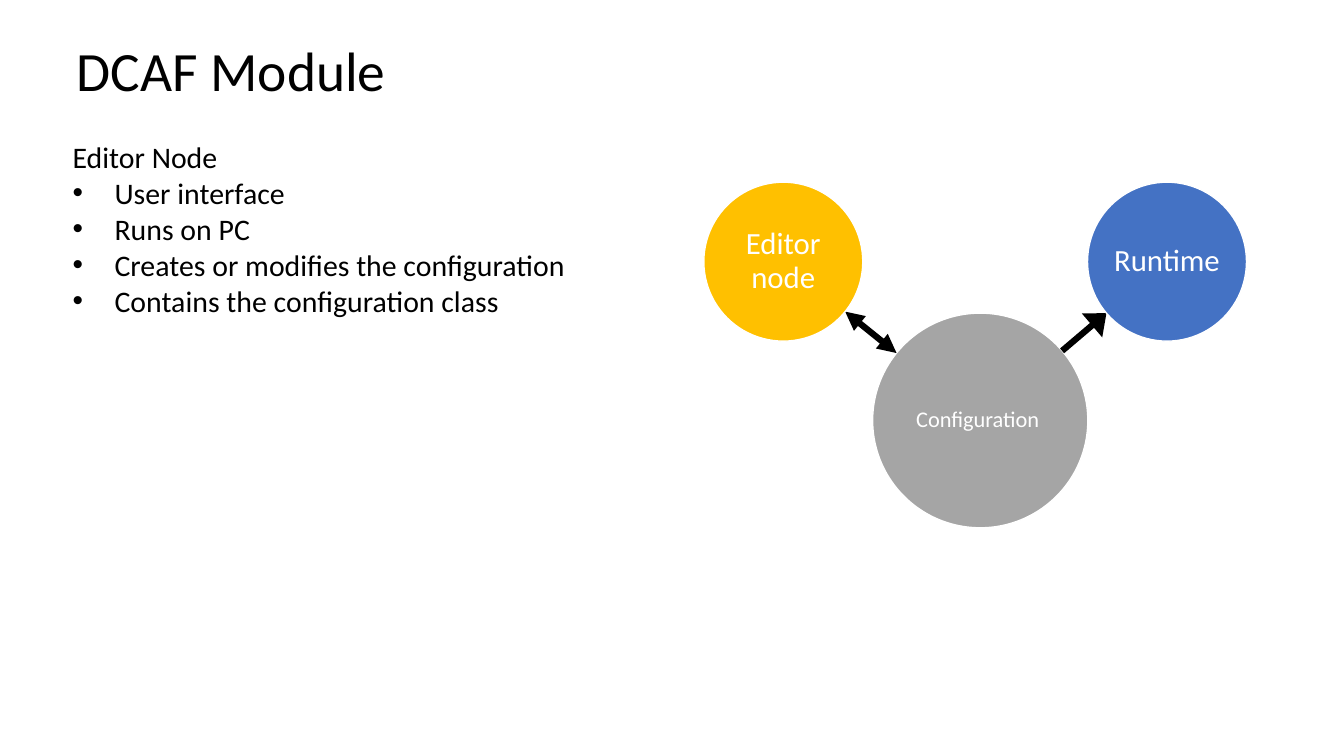
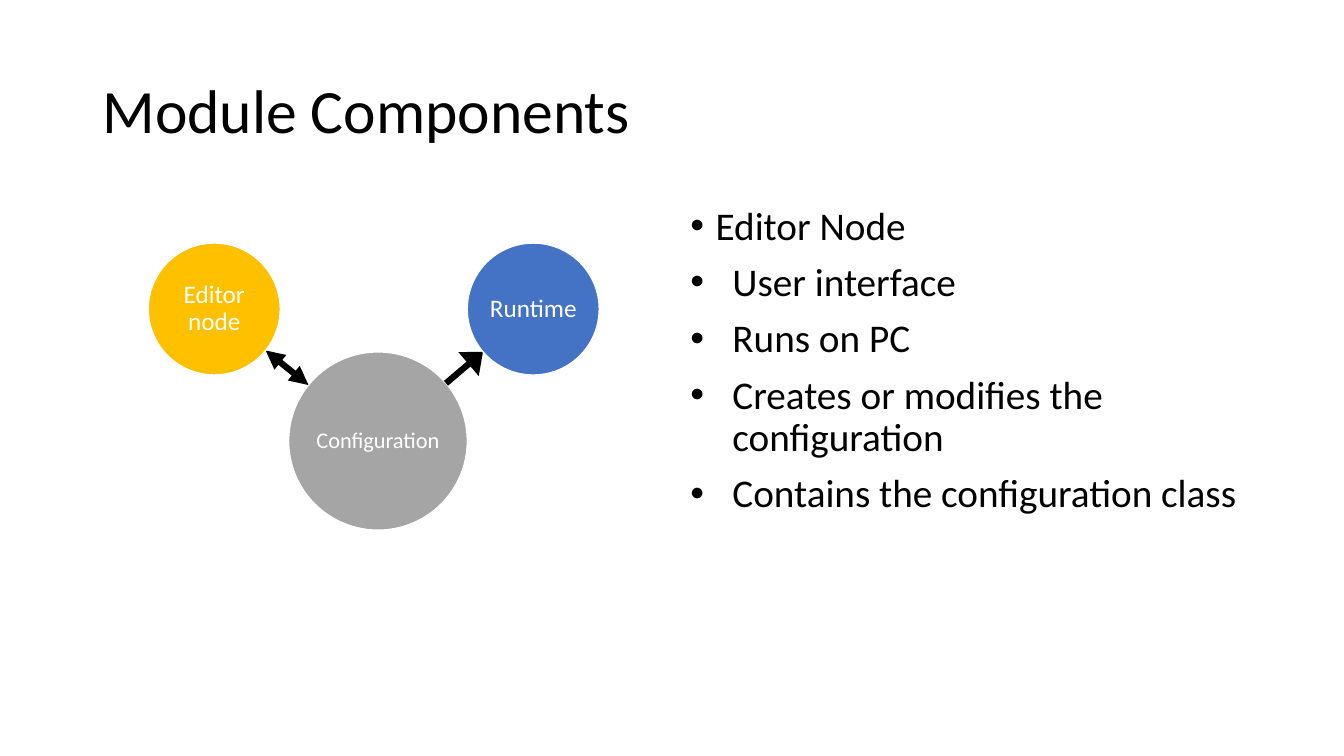
Before and after one commit to LabVIEW-DCAF/Documentation, a slide deck: slide 11 of Trunk/Getting Started Material/DCAF Training/1 Introduction to DCAF.pptx. Drawn at 1344x756 pixels with LibreOffice and Linux fonts; fonts in the diff are those of the drawing. Boxes give left, top, right and bottom in pixels: in the first picture for what was removed or moved away, otherwise in the second. Text is boxed around its words. In the diff, an @@ line names an element or a change of style, - is before the commit and + after.

```diff
--- a/Trunk/Getting Started Material/DCAF Training/1 Introduction to DCAF.pptx
+++ b/Trunk/Getting Started Material/DCAF Training/1 Introduction to DCAF.pptx
@@ title at [102,90,630,143]: text changed; size 39.6 to 44 pt @@
-DCAF Module
+Module Components
@@ text "Editor Node": place and size @@
-text "Editor Node" at [73,147,564,317]
+text "Editor Node" at [716,212,1236,514]
@@ text "Editor Node" at [716,212,1236,514]: size 21.3 to 28 pt; bullet none to •; line spacing 1 to 0.9; more space between paragraphs @@
@@ ellipse: place and size @@
-ellipse at [704,182,863,342]
+ellipse at [148,243,280,375]
@@ text "Editor node": place and size @@
-text "Editor node" at [746,232,821,289]
+text "Editor node" at [184,285,245,330]
@@ text "Editor node" at [184,285,245,330]: size 22 to 18 pt; less space between paragraphs @@
@@ ellipse: place and size @@
-ellipse at [1088,182,1247,342]
+ellipse at [468,243,600,375]
@@ text "Runtime" at [490,299,577,317]: size 22 to 18 pt; less space between paragraphs @@
@@ text "Runtime": place and size @@
-text "Runtime" at [1114,249,1220,271]
+text "Runtime" at [490,299,577,317]
@@ freeform shape removed at [844,310,898,355] @@
@@ freeform shape at [265,349,311,388]: rotation 319 to 218 degrees; outline redrawn @@
@@ ellipse: place and size @@
-ellipse at [873,314,1089,528]
+ellipse at [288,352,467,530]
@@ freeform shape added at [445,350,485,385], outline #000000 4.5 pt @@
@@ text "Configuration": place and size @@
-text "Configuration" at [916,412,1039,431]
+text "Configuration" at [316,433,439,452]
```
Also in this commit, not shown: 8 other slides changed, 2 slides added, 7 slides removed, 2 other files.
